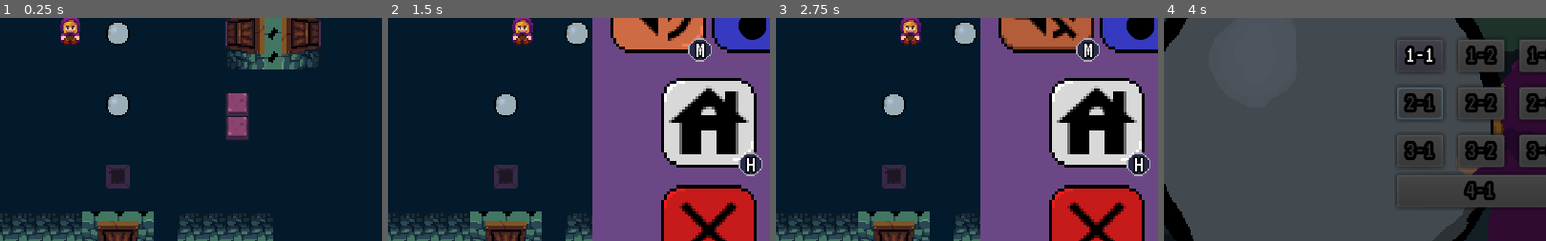
Above: before the commit, frames 1-4 (left to right).
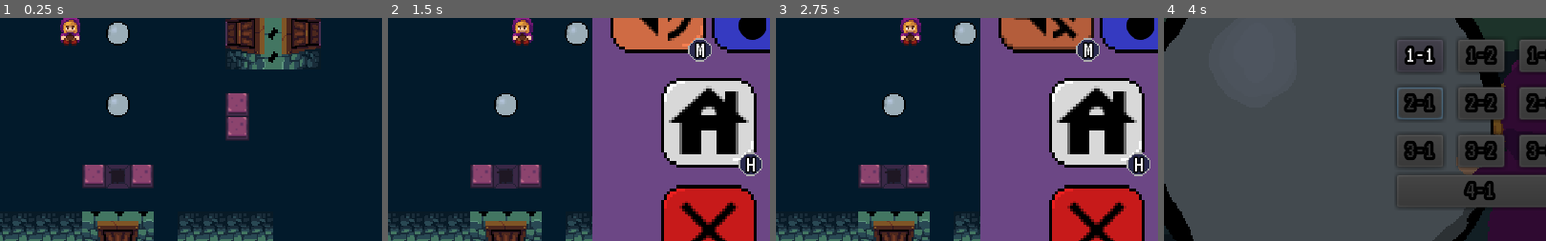
Above: after the commit, the same moments.

Repository: bc5g15/rock-push
Game: Godot game, scene res://Debug.tscn
The game is run twice, just before and just after one commit, with the same random seed, the same clock (stepped at 60 frames per second) and the same inputs. This scene is started directly instead of the project's main scene.
Inputs (mouse positions are % of the whole screen's width and height, from its top left):
- Up to frame 1 (0.25 s): no input
- Up to frame 2 (1.5 s): tap Enter (ui_accept) at 0.5, 0.77 s; hold D (right) 0.53-1.25 s; click (93, 5) at 1.25 s
- Up to frame 3 (2.75 s): click (43, 24) at 2 s
- Up to frame 4 (4 s): click (50, 49) at 2.75 s; hold S (down) from 3.53 s (still down); tap Enter (ui_accept) at 3.77 s
The pictures show only the part of the screen within x 8-58%, y 26-76%; the shares and areas given below are measured in that part.

The runs differ from the first frame. In frame 1, 1.3% of the frame differs, in the area x 21-41%, y 65-77%; in frame 2, 1.3%; in frame 3, 1.3%; in frame 4, nothing differs.

Commit message:
Shuffle some debug things around

Diff:
--- a/Debug.tscn
+++ b/Debug.tscn
@@ -31,7 +31,7 @@
 [node name="Active Backdrop" type="Node2D" parent="."]
 
 [node name="Obstructions" parent="Active Backdrop" instance=ExtResource( 7 )]
-tile_data = PoolIntArray( 327702, 0, 0, 524300, 0, 0, 589836, 0, 0 )
+tile_data = PoolIntArray( 327702, 0, 0, 524300, 0, 0, 589836, 0, 0, 720902, 0, 0, 720904, 0, 0 )
 
 [node name="Player" parent="." instance=ExtResource( 1 )]
 position = Vector2( 80, 80 )
